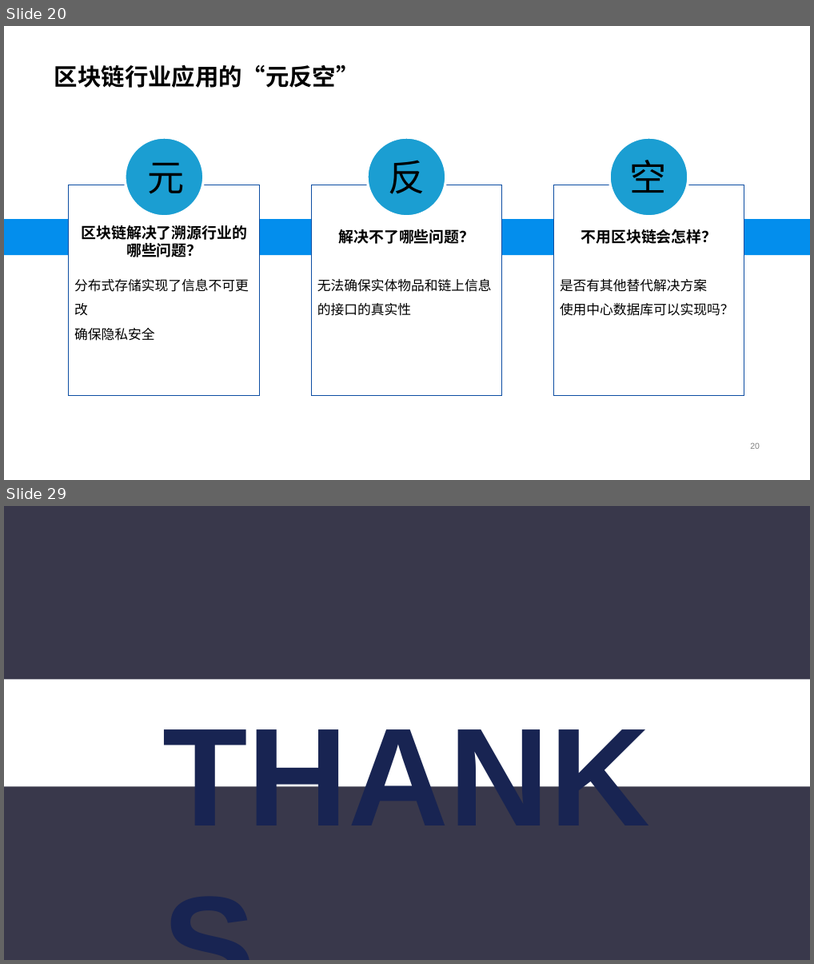
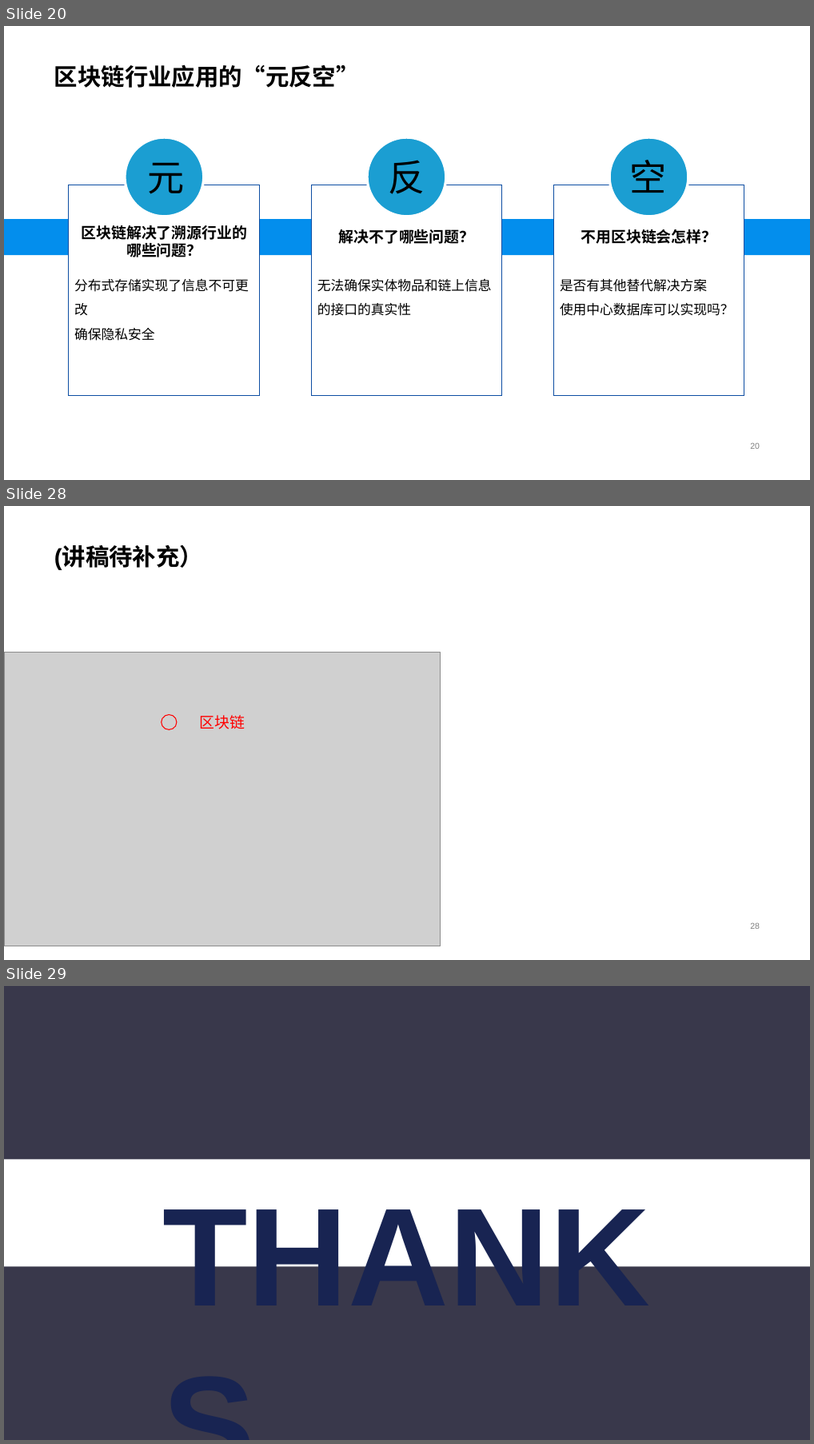
Before and after one commit to livingworld/IA004_blockchain, a slide deck: proc/区块链投资防骗指南 v0.32.pptx. Shown one above the other, each under a label of ours: slides 20 and 29 before the commit, slides 20, 28 and 29 after it; the slides between them are not shown. The pictures are 814x964 and 814x1444 pixels, drawn with LibreOffice and Linux fonts; fonts in the diff are those of the drawing; grey boxes stand for pictures; background and template pictures are left out. Boxes give left, top, right and bottom in pixels: in the first picture for what was removed or moved away, otherwise in the second. Text is boxed around its words. In the diff, an @@ line names an element or a change of style, - is before the commit and + after.

```diff
--- a/proc/区块链投资防骗指南 v0.32.pptx
+++ b/proc/区块链投资防骗指南 v0.32.pptx
@@ slide 28 added at bbox=[4, 506, 810, 960], background #FFFFFF @@
@@ title added at bbox=[54, 547, 203, 570], 28 pt, text #000000, bold @@
+(讲稿待补充）
@@ picture added at bbox=[4, 652, 441, 947] @@
@@ ellipse added at bbox=[162, 715, 177, 730], outline #FF0000 1 pt @@
@@ text added at bbox=[200, 715, 246, 729], 18 pt, text #FF0000 @@
+区块链
@@ page number added at bbox=[750, 923, 760, 928], 10 pt, text #808080 @@
+28
```
Also in this commit, not shown: 8 slides changed, 1 slide removed, 2 other files.
